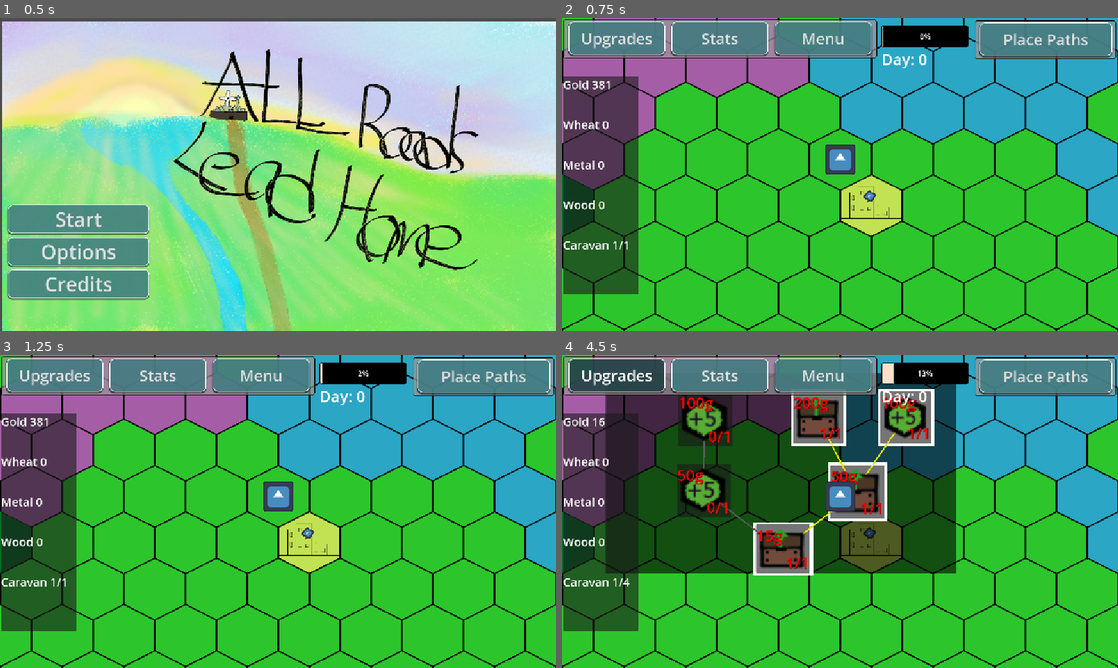
Above: before the commit, frames 1-4 (two rows, left to right).
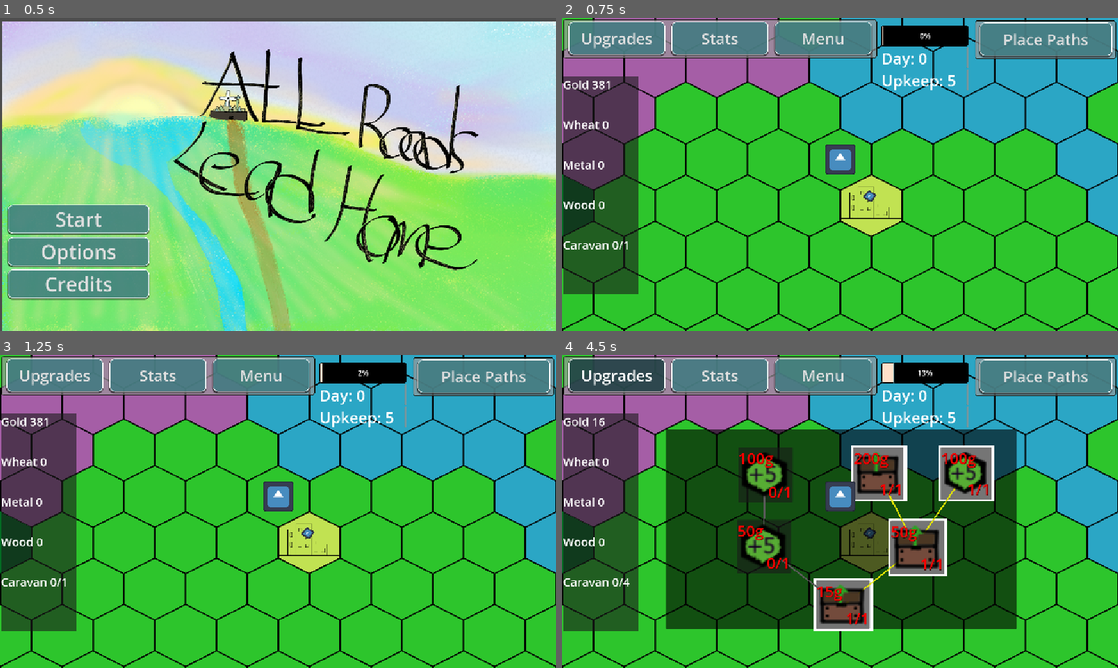
Above: after the commit, the same moments.

Repository: Group05Games/GMTK-Game-Jam-2025
Game: Godot game, scene res://Scenes/main_menu.tscn
Two runs of this game, one before a commit and one after it. Both use one fixed random seed, a clock stepped at 60 frames per second and the inputs below. The engine's default icon, where the game draws it, is replaced by a stand-in: a white triangle on a blue panel in a dark square.
Inputs (mouse positions are in pixels of both pictures, inside the frame that each line leads up to; where the layout moved, square brackets give the same spot in the first picture):
- Up to frame 1 (0.5 s): no input
- Up to frame 2 (0.75 s): click "Start" at 0.5 s
- Up to frame 3 (1.25 s): no input
- Up to frame 4 (4.5 s): click "Upgrades" at 1.25 s; click (840, 605) [784, 549] at 2 s; click (917, 545) [856, 489] at 2.75 s; click (967, 473) [906, 417] at 3.5 s; click (878, 473) [817, 417] at 4.25 s

Frame 1 is identical in both runs. In frame 2, 0.4% of the frame differs, in the area x 9-74%, y 4-74%; in frame 3, 0.4%; in frame 4, 40%, in the area x 7-82%, y 4-89%.

Commit message:
Added Music
Added Music and credits for said music

Diff:
--- a/new-game-project/Audio/default_bus_layout.tres
+++ b/new-game-project/Audio/default_bus_layout.tres
@@ -5,17 +5,11 @@
 bus/1/solo = false
 bus/1/mute = false
 bus/1/bypass_fx = false
-bus/1/volume_db = 0.0
+bus/1/volume_db = -4.50411
 bus/1/send = &"Master"
 bus/2/name = &"Sounds"
 bus/2/solo = false
 bus/2/mute = false
 bus/2/bypass_fx = false
-bus/2/volume_db = 0.0
+bus/2/volume_db = -4.003
 bus/2/send = &"Master"
-bus/3/name = &"New Bus 3"
-bus/3/solo = false
-bus/3/mute = false
-bus/3/bypass_fx = false
-bus/3/volume_db = 0.0
-bus/3/send = &"Master"
--- a/new-game-project/Prefabs/Camera.tscn
+++ b/new-game-project/Prefabs/Camera.tscn
@@ -135,6 +135,15 @@
 
 [node name="UpgradeTree" parent="UpgradesPanel" instance=ExtResource("3_067mb")]
 layout_mode = 1
+anchors_preset = -1
+anchor_left = -0.14218
+anchor_top = -0.0816697
+anchor_right = 1.23602
+anchor_bottom = 1.41924
+offset_left = 0.0
+offset_top = 0.0
+offset_right = -0.00012207
+metadata/_edit_use_anchors_ = true
 
 [node name="StatsPanel" type="Control" parent="."]
 layout_mode = 3
--- a/new-game-project/Prefabs/stats_panel.tscn
+++ b/new-game-project/Prefabs/stats_panel.tscn
@@ -21,20 +21,10 @@
 layout_mode = 2
 anchor_left = 0.0388889
 anchor_top = 0.0666667
-anchor_right = 0.586111
+anchor_right = 0.961111
 anchor_bottom = 0.925
 theme = SubResource("Theme_7q2vx")
 bbcode_enabled = true
 text = "Text 1"
 fit_content = true
 metadata/_edit_use_anchors_ = true
-
-[node name="Image" type="TextureRect" parent="Stats Panel"]
-custom_minimum_size = Vector2(20, 20)
-layout_mode = 2
-anchor_left = 0.694444
-anchor_top = 0.125
-anchor_right = 0.972222
-anchor_bottom = 0.816667
-expand_mode = 2
-metadata/_edit_use_anchors_ = true
--- a/new-game-project/Prefabs/upgrade_button.tscn
+++ b/new-game-project/Prefabs/upgrade_button.tscn
@@ -49,6 +49,7 @@
 offset_top = 4.31599
 offset_right = 13.6117
 offset_bottom = 9.5972
+pivot_offset = Vector2(100, 100)
 theme_override_styles/panel = SubResource("StyleBoxFlat_kkad0")
 
 [node name="PurchaseHighLight" type="Panel" parent="."]
--- a/new-game-project/Prefabs/world_timer.tscn
+++ b/new-game-project/Prefabs/world_timer.tscn
@@ -14,7 +14,7 @@
 [node name="VBoxContainer" type="VBoxContainer" parent="."]
 layout_mode = 0
 offset_right = 361.0
-offset_bottom = 186.0
+offset_bottom = 271.0
 theme = ExtResource("1_emhdo")
 
 [node name="ProgressBar" type="ProgressBar" parent="VBoxContainer"]
@@ -34,4 +34,10 @@
 theme_override_font_sizes/normal_font_size = 64
 text = "Day: 0"
 
+[node name="UpKeep" type="RichTextLabel" parent="VBoxContainer"]
+layout_mode = 2
+size_flags_vertical = 3
+theme_override_font_sizes/normal_font_size = 64
+text = "Upkeep: 0"
+
 [connection signal="timeout" from="VBoxContainer/ProgressBar/DayTracker" to="VBoxContainer/ProgressBar" method="_on_day_tracker_timeout"]
--- a/new-game-project/Scenes/Main.tscn
+++ b/new-game-project/Scenes/Main.tscn
@@ -1,11 +1,24 @@
-[gd_scene load_steps=7 format=4 uid="uid://dpwvrpmexdr2q"]
+[gd_scene load_steps=12 format=4 uid="uid://dpwvrpmexdr2q"]
 
 [ext_resource type="Script" uid="uid://clp11n0xr2rgn" path="res://Script/Tile_Interaction_Controller.gd" id="1_asxmm"]
 [ext_resource type="PackedScene" uid="uid://b7kdwob6oncjc" path="res://Prefabs/Camera.tscn" id="2_feffm"]
 [ext_resource type="TileSet" uid="uid://cp3r1y04vw1ab" path="res://Assets/Board_Tile_Tilemaps.tres" id="3_tq7qs"]
 [ext_resource type="Script" uid="uid://buj6ft1vvdf2f" path="res://addons/hexagon_tilemaplayer/hexagon_tilemaplayer.gd" id="4_asxmm"]
-[ext_resource type="PackedScene" path="res://Prefabs/Caravan.tscn" id="5_v1gob"]
+[ext_resource type="PackedScene" uid="uid://d2fmv65w1hmrl" path="res://Prefabs/Caravan.tscn" id="5_v1gob"]
+[ext_resource type="AudioStream" uid="uid://ckopeamqn368i" path="res://Audio/Vibing Over Venus.mp3" id="7_bmxlf"]
 [ext_resource type="PackedScene" uid="uid://bw2o1uuun6ifq" path="res://Prefabs/tile_information_display.tscn" id="7_jw32o"]
+[ext_resource type="AudioStream" uid="uid://bxvnq3l81d35w" path="res://Audio/Almost New.mp3" id="8_4kpch"]
+[ext_resource type="AudioStream" uid="uid://cokxbf64p8d7t" path="res://Audio/Evening.mp3" id="9_grg3l"]
+[ext_resource type="AudioStream" uid="uid://ywiypjyb4xdf" path="res://Audio/Morning.mp3" id="10_frkhe"]
+
+[sub_resource type="AudioStreamPlaylist" id="AudioStreamPlaylist_1p5hy"]
+shuffle = true
+fade_time = 0.45
+stream_count = 4
+stream_0 = ExtResource("7_bmxlf")
+stream_1 = ExtResource("8_4kpch")
+stream_2 = ExtResource("9_grg3l")
+stream_3 = ExtResource("10_frkhe")
 
 [node name="TileMapController" type="Node2D"]
 script = ExtResource("1_asxmm")
@@ -30,3 +43,9 @@
 anchors_preset = 0
 offset_right = 40.0
 offset_bottom = 40.0
+
+[node name="AudioStreamPlayer2D" type="AudioStreamPlayer2D" parent="."]
+stream = SubResource("AudioStreamPlaylist_1p5hy")
+volume_db = -23.706
+autoplay = true
+bus = &"Music"
--- a/new-game-project/Scenes/UI/CardInventory.tscn
+++ b/new-game-project/Scenes/UI/CardInventory.tscn
@@ -67,10 +67,16 @@
 metadata/_edit_use_anchors_ = true
 
 [node name="Label" type="Label" parent="MenuPanel/DeselectButton"]
-layout_mode = 0
-offset_left = 30.8022
-offset_top = 49.0
-offset_right = 96.8022
-offset_bottom = 72.0
+layout_mode = 1
+anchors_preset = -1
+anchor_left = 0.203
+anchor_top = 0.309
+anchor_right = 0.8
+anchor_bottom = 0.714362
+offset_left = 22.9836
+offset_top = -1.22523
+offset_right = 65.9901
+offset_bottom = -44.1132
 rotation = 1.51844
 text = "Deselect"
+metadata/_edit_use_anchors_ = true
--- a/new-game-project/Scenes/main_menu.tscn
+++ b/new-game-project/Scenes/main_menu.tscn
@@ -1,13 +1,25 @@
-[gd_scene load_steps=9 format=3 uid="uid://clsvi4r7521vx"]
+[gd_scene load_steps=14 format=3 uid="uid://clsvi4r7521vx"]
 
 [ext_resource type="Script" uid="uid://duova4pchps62" path="res://Script/Main_Menu_Controller.gd" id="1_1ehe0"]
 [ext_resource type="Texture2D" uid="uid://bxcoa8qiwgsy4" path="res://Imports/All Roads Lead To Home.png" id="1_48xlc"]
+[ext_resource type="AudioStream" uid="uid://ckopeamqn368i" path="res://Audio/Vibing Over Venus.mp3" id="2_t1dhk"]
+[ext_resource type="AudioStream" uid="uid://bxvnq3l81d35w" path="res://Audio/Almost New.mp3" id="3_5egv6"]
 [ext_resource type="Theme" uid="uid://ccg6e0fetg1ag" path="res://Assets/Main_Menu_Theme.tres" id="3_yhxw7"]
 [ext_resource type="Script" uid="uid://bn4418bjysxsc" path="res://Script/Volume_Slider.gd" id="4_ce3w2"]
+[ext_resource type="AudioStream" uid="uid://cokxbf64p8d7t" path="res://Audio/Evening.mp3" id="4_vtepg"]
+[ext_resource type="AudioStream" uid="uid://ywiypjyb4xdf" path="res://Audio/Morning.mp3" id="5_8dnnj"]
 [ext_resource type="Theme" uid="uid://ddwcownhfnpwi" path="res://Assets/Credits_Theme.tres" id="5_n45e2"]
 [ext_resource type="Theme" uid="uid://ojh06q2lrqd" path="res://Assets/SoundSettings Theme.tres" id="5_yhxw7"]
 [ext_resource type="Script" uid="uid://bex05e4bxbyc7" path="res://Script/MapSpeedSliders.gd" id="7_trj04"]
 [ext_resource type="Script" uid="uid://c0840n7vhiaus" path="res://Script/ShiftMapSpeedSliders.gd" id="8_16hvj"]
+
+[sub_resource type="AudioStreamPlaylist" id="AudioStreamPlaylist_m3bi6"]
+shuffle = true
+stream_count = 4
+stream_0 = ExtResource("2_t1dhk")
+stream_1 = ExtResource("3_5egv6")
+stream_2 = ExtResource("4_vtepg")
+stream_3 = ExtResource("5_8dnnj")
 
 [node name="MainMenu" type="Control"]
 layout_mode = 3
@@ -20,6 +32,12 @@
 
 [node name="Camera2D" type="Camera2D" parent="."]
 zoom = Vector2(0.5, 0.5)
+
+[node name="AudioStreamPlayer2D" type="AudioStreamPlayer2D" parent="Camera2D"]
+stream = SubResource("AudioStreamPlaylist_m3bi6")
+volume_db = -23.706
+autoplay = true
+bus = &"Music"
 
 [node name="Background" type="TextureRect" parent="."]
 z_index = -10
@@ -81,10 +99,24 @@
 offset_right = 573.0
 offset_bottom = 336.0
 text = "Art
-Person 1
-Person 2
-Person 3
-Person 4"
+B + B + R + J +K
+
+Music:
+\"Vibing Over Venus\" Kevin MacLeod (incompetech.com)
+Licensed under Creative Commons: By Attribution 4.0 License
+http://creativecommons.org/licenses/by/4.0/
+
+\"Morning\" Kevin MacLeod (incompetech.com)
+Licensed under Creative Commons: By Attribution 4.0 License
+http://creativecommons.org/licenses/by/4.0/
+
+\"Evening\" Kevin MacLeod (incompetech.com)
+Licensed under Creative Commons: By Attribution 4.0 License
+http://creativecommons.org/licenses/by/4.0/
+
+\"Almost New\" Kevin MacLeod (incompetech.com)
+Licensed under Creative Commons: By Attribution 4.0 License
+http://creativecommons.org/licenses/by/4.0/"
 horizontal_alignment = 1
 
 [node name="PauseDim" type="ColorRect" parent="."]
@@ -132,6 +164,9 @@
 
 [node name="VolumeSliderMaster" type="HSlider" parent="SoundMenuContainer/VBoxContainer"]
 layout_mode = 2
+min_value = -1.0
+max_value = 1.0
+step = 0.001
 script = ExtResource("4_ce3w2")
 bus_Name = "Master"
 
@@ -142,6 +177,9 @@
 
 [node name="VolumeSliderMusic" type="HSlider" parent="SoundMenuContainer/VBoxContainer"]
 layout_mode = 2
+min_value = -1.0
+max_value = 1.0
+step = 0.001
 script = ExtResource("4_ce3w2")
 bus_Name = "Music"
 
@@ -152,6 +190,9 @@
 
 [node name="VolumeSliderSound" type="HSlider" parent="SoundMenuContainer/VBoxContainer"]
 layout_mode = 2
+min_value = -1.0
+max_value = 1.0
+step = 0.001
 script = ExtResource("4_ce3w2")
 bus_Name = "Sound"
 
--- a/new-game-project/Script/GlobalSettings.gd
+++ b/new-game-project/Script/GlobalSettings.gd
@@ -52,8 +52,8 @@
 var day : int
 var caravanMoveLimit : int = 5
 var caravanCapacity : int = 1
-var caravanInUse : int = 1
-var UpkeepCost : int = 0
+var caravanInUse : int = 0
+var UpkeepCost : int = 5
 
 var Upgrades : Dictionary = {
 	"0" : "Capacity",
--- a/new-game-project/Script/Tile_Interaction_Controller.gd
+++ b/new-game-project/Script/Tile_Interaction_Controller.gd
@@ -5,7 +5,6 @@
 
 # Called when the node enters the scene tree for the first time.
 func _ready() -> void:
-
 	var result = map.local_to_cube(Vector2(0.0, -64.0))
 	var tile = map.get_cell_source_id(map.cube_to_map(result))
 	var tile_def = GlobalSettings.TileDictionary[str(tile)]
--- a/new-game-project/Script/WorldTimer.gd
+++ b/new-game-project/Script/WorldTimer.gd
@@ -2,6 +2,7 @@
 
 @onready var day_tracker: Timer = $DayTracker
 @onready var date: RichTextLabel = $"../Date"
+@onready var up_keep: RichTextLabel = $"../UpKeep"
 
 # Called when the node enters the scene tree for the first time.
 func _ready() -> void:
@@ -10,6 +11,7 @@
 
 func _physics_process(delta: float) -> void:
 	value = (day_tracker.wait_time - day_tracker.time_left)
+	up_keep.text = "Upkeep: %s" % [GlobalSettings.UpkeepCost]
 	#print(value)
 
 
--- a/new-game-project/Script/tile_information_display.gd
+++ b/new-game-project/Script/tile_information_display.gd
@@ -34,18 +34,35 @@
 	active = true
 	print("Get Map Info Starting")
 	#print("Found Information for " , GlobalSettings.TileDictionary[tile_ID])
-	var spawn = pack.instantiate()
-	spawnContainer.add_child(spawn)
-	spawnContainer.get_child(0).get_child(0).get_child(0).text = str(GlobalSettings.TileDictionary[tile_ID]["Name"])
+	if tile_ID != "7":
+		var spawn = pack.instantiate()
+		spawnContainer.add_child(spawn)
+		spawnContainer.get_child(0).get_child(0).get_child(0).text = str(GlobalSettings.TileDictionary[tile_ID]["Name"])
 
-	var spawn2 = pack.instantiate()
-	spawnContainer.add_child(spawn2)
-	spawnContainer.get_child(1).get_child(0).get_child(0).text = "Move Cost = " + str(GlobalSettings.TileDictionary[tile_ID]["Move Cost"])
+		var spawn2 = pack.instantiate()
+		spawnContainer.add_child(spawn2)
+		spawnContainer.get_child(1).get_child(0).get_child(0).text = "Move Cost = " + str(GlobalSettings.TileDictionary[tile_ID]["Move Cost"])
 
-	var spawn3 = pack.instantiate()
-	spawnContainer.add_child(spawn3)
-	var index = GlobalSettings.TileDictionary[tile_ID]["Resource"]
-	spawnContainer.get_child(2).get_child(0).get_child(0).text = str(GlobalSettings.ResourceType.keys()[index])
+		var spawn3 = pack.instantiate()
+		spawnContainer.add_child(spawn3)
+		var index = GlobalSettings.TileDictionary[tile_ID]["Resource"]
+		spawnContainer.get_child(2).get_child(0).get_child(0).text = str(GlobalSettings.ResourceType.keys()[index])
+	elif tile_ID == "7":
+		var spawn = pack.instantiate()
+		spawnContainer.add_child(spawn)
+		spawnContainer.get_child(0).get_child(0).get_child(0).text = str(GlobalSettings.TileDictionary[tile_ID]["Name"])
+
+		var spawn2 = pack.instantiate()
+		spawnContainer.add_child(spawn2)
+		spawnContainer.get_child(1).get_child(0).get_child(0).text = "Sell Price = " + "Wheat:" + str(GlobalSettings.ResourceGoldValues[1])
+
+		var spawn3 = pack.instantiate()
+		spawnContainer.add_child(spawn3)
+		spawnContainer.get_child(2).get_child(0).get_child(0).text = "Sell Price = " + "Metal:" + str(GlobalSettings.ResourceGoldValues[2])
+
+		var spawn4 = pack.instantiate()
+		spawnContainer.add_child(spawn4)
+		spawnContainer.get_child(3).get_child(0).get_child(0).text = "Sell Price = " + "Wood:" + str(GlobalSettings.ResourceGoldValues[3])
 	#print("Loop ", e, " done.")
 	kill_timer.start()
 	print("Kill Timer Started: ", kill_timer.time_left)
--- a/new-game-project/Script/upgrade_button.gd
+++ b/new-game-project/Script/upgrade_button.gd
@@ -46,6 +46,10 @@
 		for skill in skills:
 			if skill is SkillNode and level == maxLevel:
 				skill.disabled = false
+	else:
+		hover_highlight.scale += Vector2(.3, .3)
+		await get_tree().create_timer(1).timeout
+		hover_highlight.scale -= Vector2(.3, .3)
 
 
 func _on_mouse_entered() -> void:
Not shown, added: new-game-project/Audio/Almost New.mp3.import
Not shown, added: new-game-project/Audio/Evening.mp3.import
Not shown, added: new-game-project/Audio/Morning.mp3.import
Not shown, added: new-game-project/Audio/Vibing Over Venus.mp3.import
Not shown: 1 places in new-game-project/Prefabs/Camera.tscn that only renumber resources
Not shown, added: new-game-project/Audio/Almost New.mp3
Not shown, added: new-game-project/Audio/Evening.mp3
Not shown, added: new-game-project/Audio/Morning.mp3
Not shown, added: new-game-project/Audio/Vibing Over Venus.mp3
Not shown, added: new-game-project/Scenes/Main.tscn1883872407.tmp
Not shown, added: new-game-project/Scenes/Main.tscn1960913680.tmp
